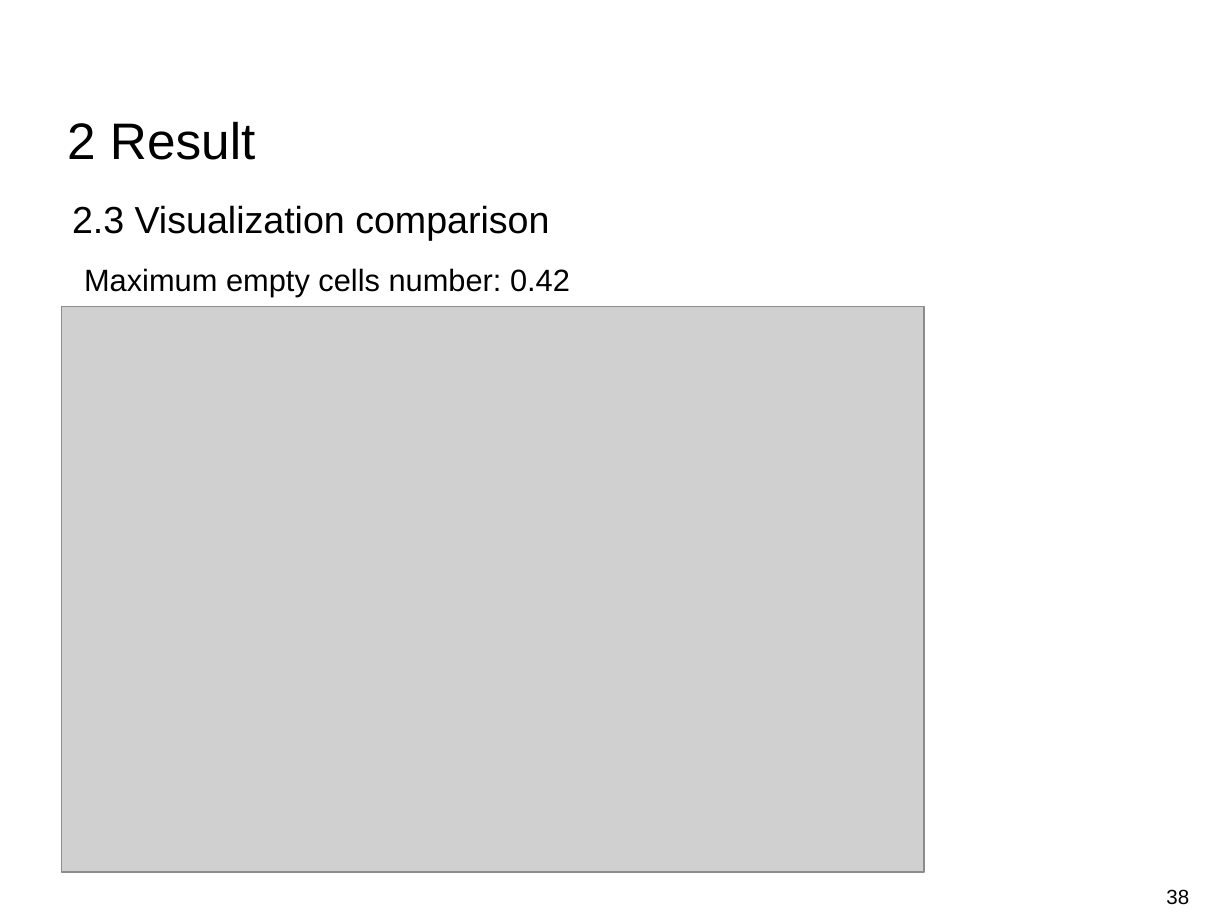
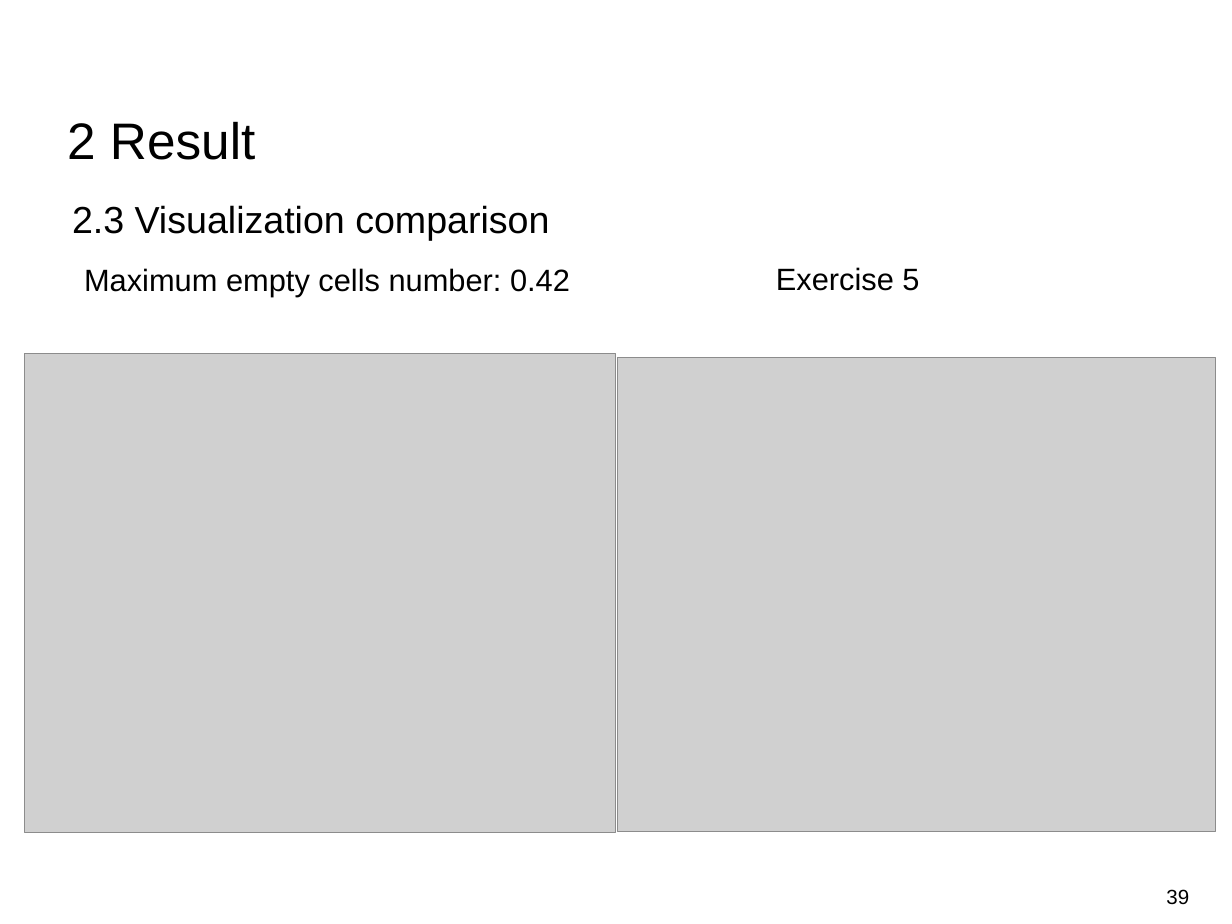
Before and after one commit to Tom-Huang/visual_navigation, a slide deck: slide 39 of Indirect Visual Odometry with Optical Flow.odp (slide 38 before the commit). Drawn at 1232x924 pixels with LibreOffice and Linux fonts; fonts in the diff are those of the drawing; grey boxes stand for pictures; background and template pictures are left out. Boxes give left, top, right and bottom in pixels: in the first picture for what was removed or moved away, otherwise in the second. Text is boxed around its words. In the diff, an @@ line names an element or a change of style, - is before the commit and + after.

```diff
--- a/Indirect Visual Odometry with Optical Flow.odp
+++ b/Indirect Visual Odometry with Optical Flow.odp
@@ text added at [776, 267, 919, 291], 18 pt, text #000000 @@
+Exercise 5
@@ picture: place and size @@
-picture at [62, 307, 924, 872]
+picture at [25, 354, 616, 833]
@@ picture added at [617, 357, 1215, 832] @@
@@ page number at [1166, 889, 1189, 905]: text changed @@
-38
+39
```
Also in this commit, not shown: 2 other slides changed, 5 slides added, 8 slides removed.
